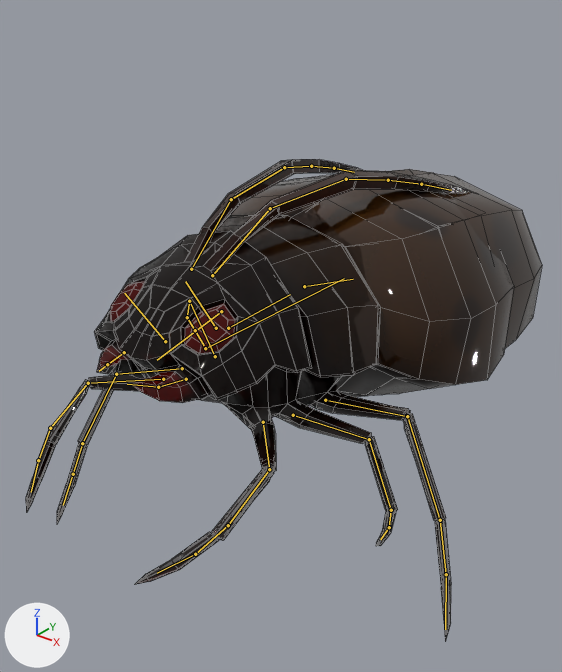
Renders of the FBX model Assets/Models/Enemies/Cockroach_Smol_&_Anims.fbx from each side of a commit.
Camera for both pictures: a 50 mm lens placed at (0.406, -0.48, 0.481), pointed at (-0.025, 0.058, 0.147). The axes (+X, +Y, +Z) are drawn at lower left. The lights are the same throughout. The first picture is the older version. Both versions are drawn at frame 31 of the action 'Cockroach_Run'; the numbers are the values there. The bones that change, and the others that lie on the model, are drawn over the model as lines. Mesh edges are drawn as thin lines.

Names of what the first picture shows: 'Cockroach_Smol', 'Cockroach_Smol_2', 'Cockroach_Smol_3'.
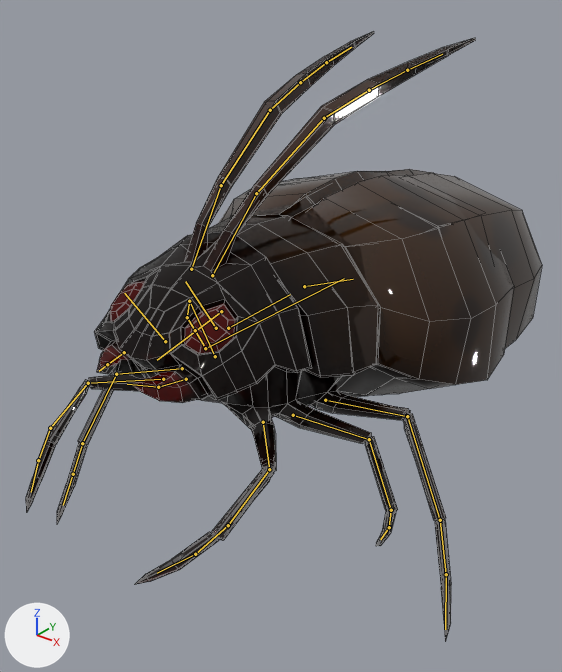
Location of each change, (x1, y1, x2, y2) in pixels of the pictures (562 x 672 px):
'Cockroach_Smol_3', posed: before (57, 159, 416, 546); after (57, 32, 476, 546)
'Cockroach_Smol_2', posed: before (79, 159, 542, 540); after (79, 169, 542, 540)
bone 'Anten_01.R', root to tip: before (191, 269) to (231, 199); after (191, 269) to (221, 185)
bone 'Anten_02.R', root to tip: before (231, 199) to (284, 167); after (221, 185) to (270, 110)
bone 'Anten_01.L', root to tip: before (212, 275) to (270, 208); after (212, 275) to (256, 193)
bone 'Anten_02.L', root to tip: before (270, 208) to (346, 179); after (256, 193) to (324, 118)

The change, as a list of edits to the scene's bpy script:
```text
Change bone_anten_01_r:
    where bone_anten_01_r = bpy.data.objects['Cockroach_Smol_Armature'].pose.bones['Anten_01.R']  # child of 'Head'
    bone_anten_01_r.rotation_quaternion: (0.997, -0.076, 0.012, -0.009) -> (0.998, 0.065, 0.005, -0.004)  # degrees (-9, 1, -1) -> degrees (7, 1, 0)
Change bone_anten_02_r:
    where bone_anten_02_r = bpy.data.objects['Cockroach_Smol_Armature'].pose.bones['Anten_02.R']  # child of 'Anten_01.R'
    bone_anten_02_r.rotation_quaternion: (0.997, -0.076, 0.011, -0.004) -> (1.0, 0.023, 0.01, -0.005)  # degrees (-9, 1, 0) -> degrees (3, 1, 0)
Change bone_anten_01_l:
    where bone_anten_01_l = bpy.data.objects['Cockroach_Smol_Armature'].pose.bones['Anten_01.L']  # child of 'Head'
    bone_anten_01_l.rotation_quaternion: (0.997, -0.076, -0.012, 0.009) -> (0.998, 0.065, -0.005, 0.004)  # degrees (-9, -1, 1) -> degrees (7, -1, 0)
Change bone_anten_02_l:
    where bone_anten_02_l = bpy.data.objects['Cockroach_Smol_Armature'].pose.bones['Anten_02.L']  # child of 'Anten_01.L'
    bone_anten_02_l.rotation_quaternion: (0.997, -0.076, -0.011, 0.004) -> (1.0, 0.023, -0.01, 0.005)  # degrees (-9, -1, 0) -> degrees (3, -1, 0)
```
